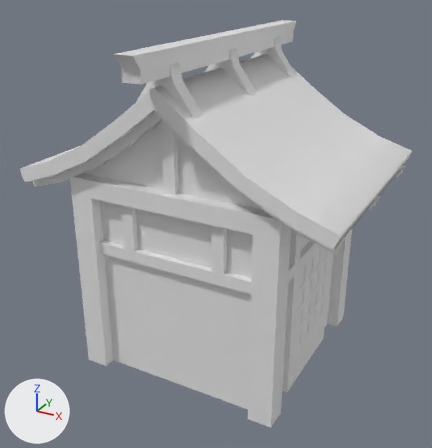
The FBX model Assets/Models/Buildings/Housing/building_house(4x4)_small_001.fbx as it was, and as the next commit left it.
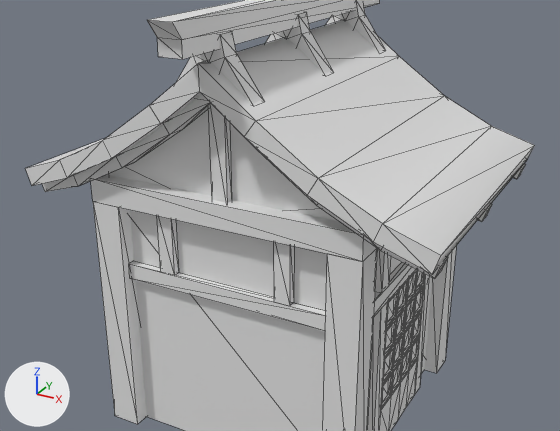
The first picture shows the older version from a camera (50 mm lens) standing at (5.68, -10.69, 8.26) and looking at (-0.06, -0.25, 3.05). The close-ups show both versions on the part from 0% to 100% of the width and 9% to 83% of the height of that picture. The axes (+X, +Y, +Z) are drawn at lower left. The lights are the same throughout. The close-ups show mesh edges as thin lines. Materials are left out; every surface is plain grey. Where no turn or scale is listed for an object, it has been applied to the vertices. Vertices at the same position are counted once.
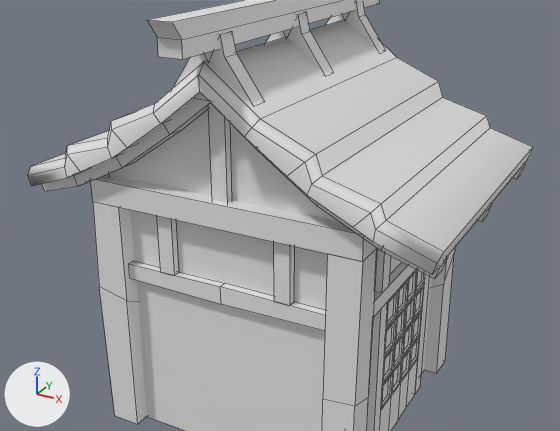
The newer file is also rescaled (x0.843) as a whole; pictures and numbers use the older file's frame.

Pixel boxes (x1, y1, x2, y2) of what changed, in the close-ups (560 x 431 px):
'pCube9', reshaped: before (25, 0, 534, 431); after (28, 0, 533, 431)
part 1 of me_mesh, built on: before (25, 20, 534, 274); after (28, 20, 533, 424)
part 2 of me_mesh, added: after (424, 247, 455, 373)
part 3 of me_mesh, added: after (322, 248, 377, 431)

Diff of the bpy script that builds the scene:
```diff
--- a/Assets/Models/Buildings/Housing/building_house(4x4)_small_001.fbx.py
+++ b/Assets/Models/Buildings/Housing/building_house(4x4)_small_001.fbx.py
@@ me_mesh @@
 # used by ob_pcube9; location = (0.0, 0.0, 0.0)
-me_mesh.from_pydata(...)  # 560 vertices, 876 faces; spans x -3.34..3.34, y -3.26..3.26, z 0.0..6.98
+me_mesh.from_pydata(...)  # 626 vertices, 497 faces; spans x -3.34..3.34, y -3.26..3.26, z 0.0..6.98
+# me_mesh part 1: 2 vertices moved from x -3.34..0.0, y -2.5..2.5, z 4.43..6.36 to x -3.3..0.0, y -2.5..2.5, z 4.32..6.22; 16 vertices removed from x -3.34..3.34, y -2.5..2.5, z 4.43..6.36; 74 vertices added at x -3.34..3.34, y -2.5..2.5, z 1.27..6.36
+# me_mesh part 2: 4 vertices added at x 1.73..2.23, y 1.71..2.21, z 1.62..2.32
+# me_mesh part 3: 4 vertices added at x 1.72..2.22, y -2.22..-1.72, z 1.53..1.73
```
